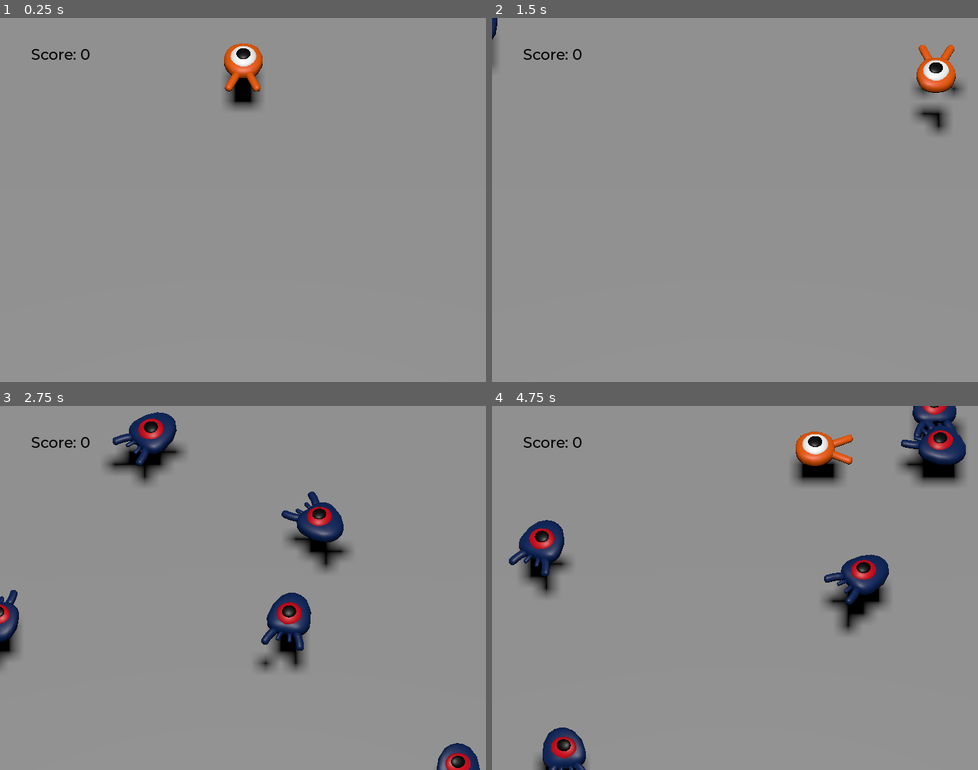
Above: before the commit, frames 1-4 (two rows, left to right).
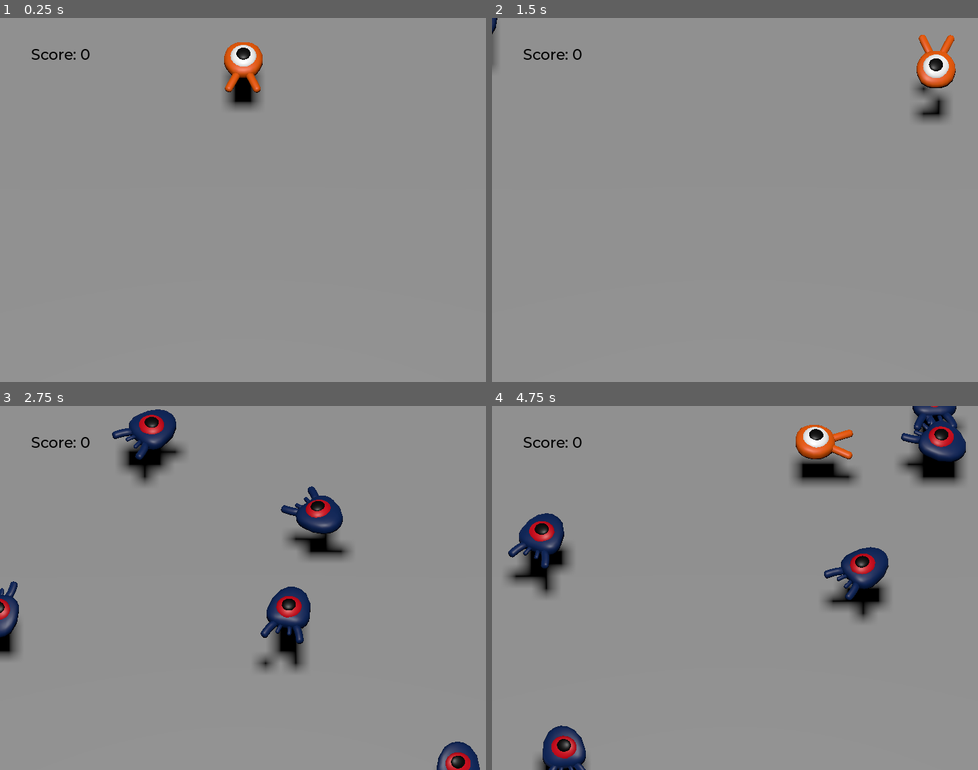
Above: after the commit, the same moments.

Repository: Pschuller22/SquashCreeps3D
Game: Godot game, scene res://main.tscn
The game is run twice, just before and just after one commit, with the same random seed, the same clock (stepped at 60 frames per second) and the same inputs.
Inputs:
- Up to frame 1 (0.25 s): no input
- Up to frame 2 (1.5 s): tap Enter (ui_accept) at 0.5 s; hold D (move_right) 0.53-1.28 s; hold Space (jump) 0.53-1.28 s; hold S (move_back) from 1.28 s (still down); tap Space (jump) at 1.35 s
- Up to frame 3 (2.75 s): tap Space (jump) at 1.52, 1.82 s; release S (move_back) at 2.03 s; hold D (move_right) from 2.03 s (still down); hold Space (jump) from 2.03 s (still down)
- Up to frame 4 (4.75 s): release D (move_right) at 2.78 s; release Space (jump) at 2.78 s; hold W (move_forward) 2.78-3.53 s; tap Space (jump) at 2.85, 3.02, 3.32, 4.35, 4.52 s; hold Space (jump) 3.53-4.28 s; hold A (move_left) from 3.53 s (still down)

The runs differ from the first frame. In frame 1, 0.1% of the frame differs, in the area x 46-55%, y 6-21%; in frame 2, 1.2%; in frame 3, 3.3%; in frame 4, 4.5%, in the area x 2-98%, y 0-100%.

Commit message:
Animation for both player and mobs

Diff:
--- a/squash_the_creeps_start_1.1.0/Mob.gd
+++ b/squash_the_creeps_start_1.1.0/Mob.gd
@@ -28,6 +28,8 @@
 	#in order to move in the direciton the mob is looing
 	velocity = velocity.rotated(Vector3.UP, rotation.y)
 
+	$AnimationPlayer.speed_scale = random_speed / min_speed
+
 
 func _on_visible_on_screen_notifier_3d_screen_exited():
 	queue_free()
--- a/squash_the_creeps_start_1.1.0/main.tscn
+++ b/squash_the_creeps_start_1.1.0/main.tscn
@@ -56,6 +56,7 @@
 [node name="Camera3D" type="Camera3D" parent="CameraPivot"]
 transform = Transform3D(1, 0, 0, 0, 0.621093, 0.783737, 0, -0.783737, 0.621093, 0, 16.4015, 22.2612)
 projection = 1
+current = true
 size = 19.0
 
 [node name="Cylinders" type="Node3D" parent="."]
--- a/squash_the_creeps_start_1.1.0/mob.tscn
+++ b/squash_the_creeps_start_1.1.0/mob.tscn
@@ -1,10 +1,44 @@
-[gd_scene load_steps=4 format=3 uid="uid://ikmh3osmm5j"]
+[gd_scene load_steps=6 format=3 uid="uid://ikmh3osmm5j"]
 
 [ext_resource type="Script" path="res://Mob.gd" id="1_0ghym"]
 [ext_resource type="PackedScene" uid="uid://6ilkkg1uy8b8" path="res://art/mob.glb" id="2_4cs5p"]
 
 [sub_resource type="BoxShape3D" id="BoxShape3D_qjf36"]
 size = Vector3(1.97211, 1.35144, 2.07193)
+
+[sub_resource type="Animation" id="Animation_s42av"]
+resource_name = "float"
+length = 1.2
+loop_mode = 1
+tracks/0/type = "value"
+tracks/0/imported = false
+tracks/0/enabled = true
+tracks/0/path = NodePath("Pivot/Character:position")
+tracks/0/interp = 1
+tracks/0/loop_wrap = true
+tracks/0/keys = {
+"times": PackedFloat32Array(0.3, 0.7, 1.2),
+"transitions": PackedFloat32Array(0.420448, 2.07053, 1.41421),
+"update": 0,
+"values": [Vector3(0, 0, 0), Vector3(0, 0.65, 0), Vector3(0, 0.35, 0)]
+}
+tracks/1/type = "value"
+tracks/1/imported = false
+tracks/1/enabled = true
+tracks/1/path = NodePath("Pivot/Character:rotation")
+tracks/1/interp = 1
+tracks/1/loop_wrap = true
+tracks/1/keys = {
+"times": PackedFloat32Array(0.1, 0.5, 1.2),
+"transitions": PackedFloat32Array(0.420448, 0.44, 1.1487),
+"update": 0,
+"values": [Vector3(0, 0, 0), Vector3(0.139626, 0, 0), Vector3(-0.15708, 0, 0)]
+}
+
+[sub_resource type="AnimationLibrary" id="AnimationLibrary_nd2rg"]
+_data = {
+"float": SubResource("Animation_s42av")
+}
 
 [node name="Mob" type="CharacterBody3D" groups=["mob"]]
 collision_layer = 2
@@ -14,6 +48,7 @@
 [node name="Pivot" type="Node3D" parent="."]
 
 [node name="Character" parent="Pivot" instance=ExtResource("2_4cs5p")]
+transform = Transform3D(1, 0, 0, 0, 0.987688, 0.156435, 0, -0.156435, 0.987688, 0, 0.35, 0)
 
 [node name="CollisionShape3D" type="CollisionShape3D" parent="."]
 transform = Transform3D(1, 0, 0, 0, 1, 0, 0, 0, 1, 0.0565491, 0.17572, -0.000686646)
@@ -22,4 +57,10 @@
 [node name="VisibleOnScreenNotifier3D" type="VisibleOnScreenNotifier3D" parent="."]
 aabb = AABB(-1.26, -1, -1.39821, 2.52, 2, 3.51419)
 
+[node name="AnimationPlayer" type="AnimationPlayer" parent="."]
+libraries = {
+"": SubResource("AnimationLibrary_nd2rg")
+}
+autoplay = "float"
+
 [connection signal="screen_exited" from="VisibleOnScreenNotifier3D" to="." method="_on_visible_on_screen_notifier_3d_screen_exited"]
--- a/squash_the_creeps_start_1.1.0/player.gd
+++ b/squash_the_creeps_start_1.1.0/player.gd
@@ -31,8 +31,13 @@
 
 	if direction != Vector3.ZERO:
 		direction = direction.normalized()
+		$Pivot.look_at(position + direction, Vector3.UP)
+		$AnimationPlayer.speed_scale = 4
+	else:
+		$AnimationPlayer.speed_scale = 1
 		#Setting the basis property will affect the rotation of the node
-		$Pivot.basis = Basis.looking_at(direction)
+		#$Pivot.basis = Basis.looking_at(direction)
+
 
 	#Ground Velocity
 	target_velocity.x = direction.x * speed
@@ -70,6 +75,8 @@
 	velocity = target_velocity
 	move_and_slide()
 
+	$Pivot.rotation.x = PI / 6 * velocity.y / jump_impulse
+
 func die():
 	hit.emit()
 	queue_free()
--- a/squash_the_creeps_start_1.1.0/player.tscn
+++ b/squash_the_creeps_start_1.1.0/player.tscn
@@ -7,8 +7,70 @@
 radius = 0.791691
 
 [sub_resource type="CylinderShape3D" id="CylinderShape3D_oogjr"]
-height = 0.136118
+height = 0.180797
 radius = 1.18126
+
+[sub_resource type="Animation" id="Animation_scb6p"]
+length = 0.001
+tracks/0/type = "value"
+tracks/0/imported = false
+tracks/0/enabled = true
+tracks/0/path = NodePath("Pivot/Character:position")
+tracks/0/interp = 1
+tracks/0/loop_wrap = true
+tracks/0/keys = {
+"times": PackedFloat32Array(0),
+"transitions": PackedFloat32Array(1),
+"update": 0,
+"values": [Vector3(0, 0, 0)]
+}
+tracks/1/type = "value"
+tracks/1/imported = false
+tracks/1/enabled = true
+tracks/1/path = NodePath("Pivot/Character:rotation")
+tracks/1/interp = 1
+tracks/1/loop_wrap = true
+tracks/1/keys = {
+"times": PackedFloat32Array(0),
+"transitions": PackedFloat32Array(1),
+"update": 0,
+"values": [Vector3(0, 0, 0)]
+}
+
+[sub_resource type="Animation" id="Animation_8w8kb"]
+resource_name = "float"
+length = 1.2
+loop_mode = 1
+tracks/0/type = "value"
+tracks/0/imported = false
+tracks/0/enabled = true
+tracks/0/path = NodePath("Pivot/Character:position")
+tracks/0/interp = 1
+tracks/0/loop_wrap = true
+tracks/0/keys = {
+"times": PackedFloat32Array(0.3, 0.7, 1.2),
+"transitions": PackedFloat32Array(0.420448, 2.07053, 1.41421),
+"update": 0,
+"values": [Vector3(0, 0, 0), Vector3(0, 0.65, 0), Vector3(0, 0.35, 0)]
+}
+tracks/1/type = "value"
+tracks/1/imported = false
+tracks/1/enabled = true
+tracks/1/path = NodePath("Pivot/Character:rotation")
+tracks/1/interp = 1
+tracks/1/loop_wrap = true
+tracks/1/keys = {
+"times": PackedFloat32Array(0.1, 0.5, 1.2),
+"transitions": PackedFloat32Array(0.420448, 0.44, 1.1487),
+"update": 0,
+"values": [Vector3(0, 0, 0), Vector3(0.139626, 0, 0), Vector3(-0.15708, 0, 0)]
+}
+
+[sub_resource type="AnimationLibrary" id="AnimationLibrary_hnhkp"]
+_data = {
+"RESET": SubResource("Animation_scb6p"),
+"float": SubResource("Animation_8w8kb")
+}
 
 [node name="Player" type="CharacterBody3D"]
 collision_mask = 6
@@ -28,7 +90,13 @@
 monitorable = false
 
 [node name="CollisionShape3D" type="CollisionShape3D" parent="MobDetector"]
-transform = Transform3D(1, 0, 0, 0, 1, 0, 0, 0, 1, 0, 0.377275, 0)
+transform = Transform3D(1, 0, 0, 0, 1, 0, 0, 0, 1, 0, 0.664272, 0)
 shape = SubResource("CylinderShape3D_oogjr")
 
+[node name="AnimationPlayer" type="AnimationPlayer" parent="."]
+libraries = {
+"": SubResource("AnimationLibrary_hnhkp")
+}
+autoplay = "float"
+
 [connection signal="body_entered" from="MobDetector" to="." method="_on_mob_detector_body_entered"]
Not shown: 1 places in squash_the_creeps_start_1.1.0/player.tscn that only renumber resources
